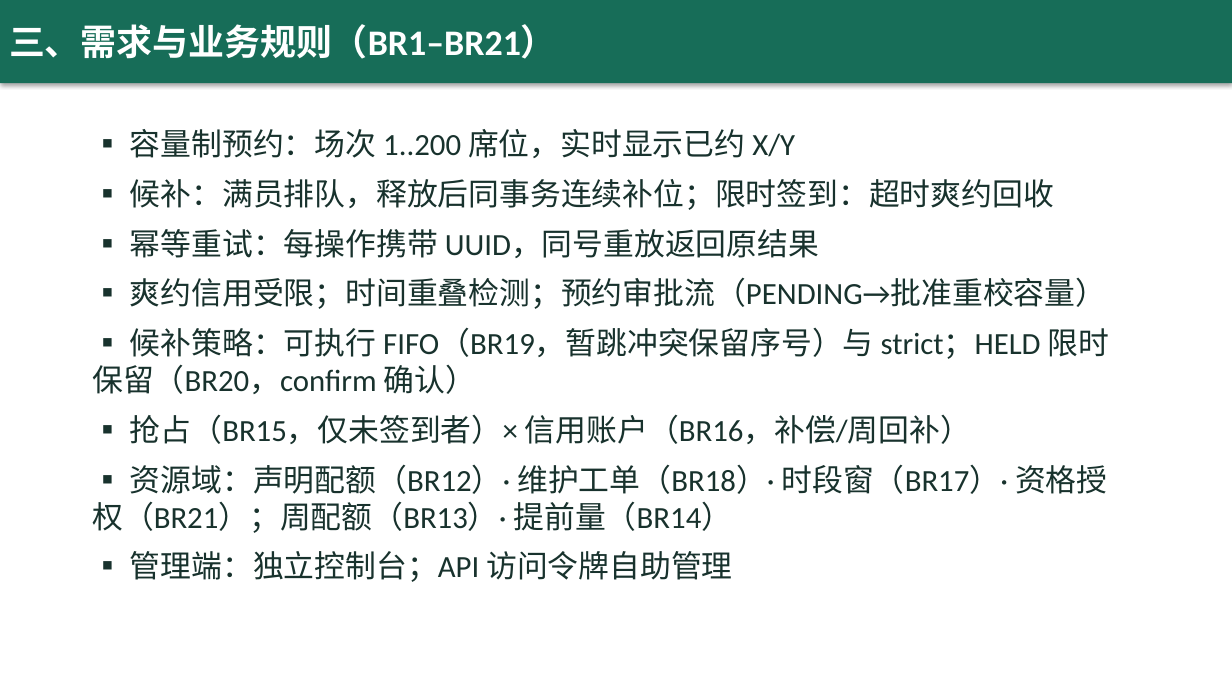
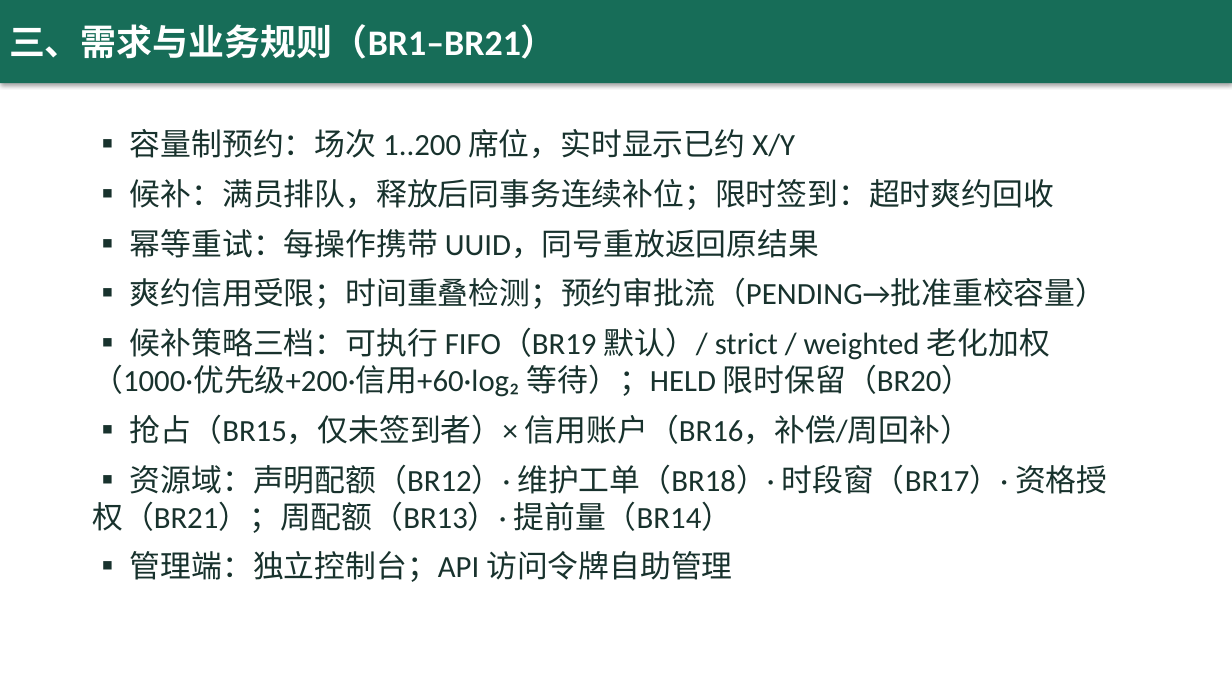
Before and after one commit to yq6666-66/lab-booking-system, a slide deck: slide 4 of docs/thesis/答辩演示.pptx. Drawn at 1232x693 pixels with LibreOffice and Linux fonts; fonts in the diff are those of the drawing. Boxes give left, top, right and bottom in pixels: in the first picture for what was removed or moved away, otherwise in the second. Text is boxed around its words. In the diff, an @@ line names an element or a change of style, - is before the commit and + after.

```diff
--- a/docs/thesis/答辩演示.pptx
+++ b/docs/thesis/答辩演示.pptx
@@ text at bbox=[92, 328, 1050, 397]: text changed @@
-▪ 候补策略：可执行 FIFO（BR19，暂跳冲突保留序号）与 strict；HELD 限时保留（BR20，confirm 确认）
+▪ 候补策略三档：可执行 FIFO（BR19 默认）/ strict / weighted 老化加权（1000·优先级+200·信用+60·log₂ 等待）；HELD 限时保留（BR20）
```
Also in this commit, not shown: 3 other slides changed, 40 other files.
